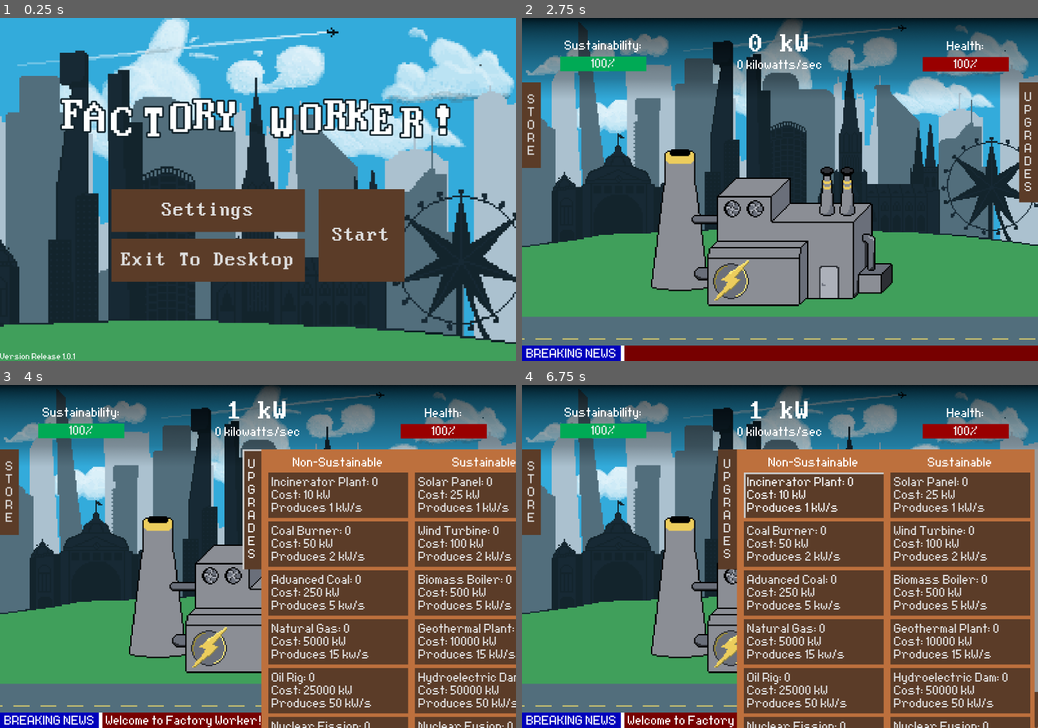
Above: before the commit, frames 1-4 (two rows, left to right).
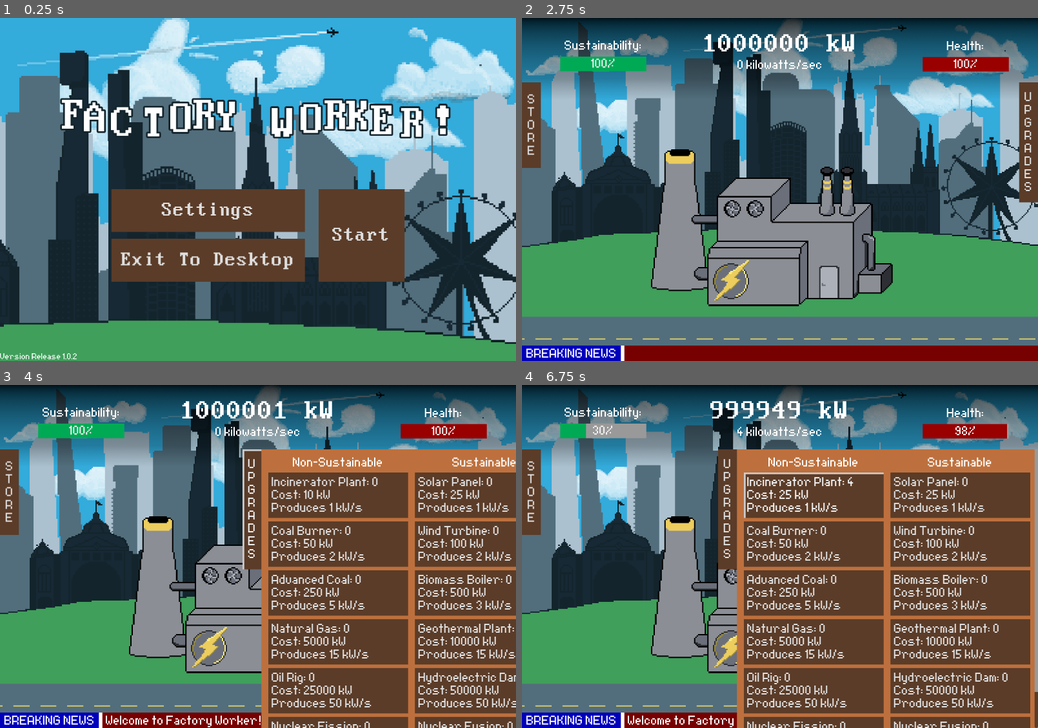
Above: after the commit, the same moments.

Repository: chu0029/SusGame
Game: Godot game, scene res://scenes/menu_start.tscn
Two runs of this game, one before a commit and one after it. Both use one fixed random seed, a clock stepped at 60 frames per second and the inputs below.
Inputs (mouse positions are in pixels of both pictures, inside the frame that each line leads up to):
- Up to frame 1 (0.25 s): no input
- Up to frame 2 (2.75 s): click "Start" at 0.5 s; click "Start" at 1.25 s; click "Start" at 2 s
- Up to frame 3 (4 s): click (247, 594) at 2.75 s; click "U P G R A D E S" at 3.5 s
- Up to frame 4 (6.75 s): click "Incinerator Plant: 0 Cost: 10…" at 4.25 s; click "Incinerator Plant: 0 Cost: 10…" (after the commit: "Incinerator Plant: 1 Cost: 13…") at 5 s; click "Incinerator Plant: 0 Cost: 10…" (after the commit: "Incinerator Plant: 2 Cost: 16…") at 5.75 s; click "Incinerator Plant: 0 Cost: 10…" (after the commit: "Incinerator Plant: 3 Cost: 20…") at 6.5 s

The runs differ from the first frame. In frame 1, less than 0.1% of the frame differs, in the area x 14-15%, y 97-100%; in frame 2, 0.6%; in frame 3, 0.7%; in frame 4, 1.4%, in the area x 12-95%, y 4-78%.

Commit message:
fixed bug

Diff:
--- a/global.gd
+++ b/global.gd
@@ -1,6 +1,6 @@
 extends Node
 #THESE ARE ALL THE GLOBAL VARIABLES IN THE GAME
-var power: int = 0000 #set all variables needed to increase power
+var power: int = 1000000 #set all variables needed to increase power
 var multiplier : int = 1
 var automult : int = 0
 
--- a/scenes/death.tscn
+++ b/scenes/death.tscn
@@ -23,9 +23,9 @@
 anchor_right = 0.5
 anchor_bottom = 0.5
 offset_left = -540.0
-offset_top = -200.0
+offset_top = -150.0
 offset_right = 540.0
-offset_bottom = -136.0
+offset_bottom = -86.0
 grow_horizontal = 2
 grow_vertical = 2
 theme_override_fonts/font = ExtResource("1_0hhgj")
--- a/scenes/gametest.tscn
+++ b/scenes/gametest.tscn
@@ -146,6 +146,7 @@
 scale = Vector2(0.313, 0.313)
 
 [node name="biom" type="TextureRect" parent="factory/Control"]
+layout_mode = 0
 offset_left = 244.0
 offset_top = 306.0
 offset_right = 4084.0
@@ -154,6 +155,7 @@
 texture = ExtResource("8_2hywi")
 
 [node name="geot" type="TextureRect" parent="factory/Control"]
+layout_mode = 0
 offset_left = 244.0
 offset_top = 306.0
 offset_right = 4084.0
@@ -162,6 +164,7 @@
 texture = ExtResource("9_a2inv")
 
 [node name="hydr" type="TextureRect" parent="factory/Control"]
+layout_mode = 0
 offset_left = 244.0
 offset_top = 306.0
 offset_right = 284.0
@@ -169,6 +172,7 @@
 mouse_filter = 2
 
 [node name="fusi" type="TextureRect" parent="factory/Control"]
+layout_mode = 0
 offset_left = 244.0
 offset_top = 306.0
 offset_right = 4084.0
@@ -177,6 +181,7 @@
 texture = ExtResource("10_q27r4")
 
 [node name="inci" type="TextureRect" parent="factory/Control"]
+layout_mode = 0
 offset_left = 244.0
 offset_top = 306.0
 offset_right = 4084.0
@@ -185,6 +190,7 @@
 texture = ExtResource("11_bvssg")
 
 [node name="coal" type="TextureRect" parent="factory/Control"]
+layout_mode = 0
 offset_left = 244.0
 offset_top = 306.0
 offset_right = 4084.0
@@ -193,6 +199,7 @@
 texture = ExtResource("12_5w31o")
 
 [node name="adva" type="TextureRect" parent="factory/Control"]
+layout_mode = 0
 offset_left = 244.0
 offset_top = 306.0
 offset_right = 4084.0
@@ -201,6 +208,7 @@
 texture = ExtResource("13_h0ywf")
 
 [node name="natu" type="TextureRect" parent="factory/Control"]
+layout_mode = 0
 offset_left = 244.0
 offset_top = 306.0
 offset_right = 4084.0
@@ -209,6 +217,7 @@
 texture = ExtResource("14_701r1")
 
 [node name="oilr" type="TextureRect" parent="factory/Control"]
+layout_mode = 0
 offset_left = 244.0
 offset_top = 306.0
 offset_right = 4084.0
@@ -217,6 +226,7 @@
 texture = ExtResource("15_20c3r")
 
 [node name="fiss" type="TextureRect" parent="factory/Control"]
+layout_mode = 0
 offset_left = 244.0
 offset_top = 306.0
 offset_right = 4084.0
@@ -225,6 +235,7 @@
 texture = ExtResource("16_0lbsl")
 
 [node name="wind" type="TextureRect" parent="."]
+layout_mode = 0
 offset_left = 55.372
 offset_top = -1.222
 offset_right = 3895.37
--- a/scenes/menu_start.tscn
+++ b/scenes/menu_start.tscn
@@ -142,7 +142,7 @@
 grow_vertical = 0
 theme_override_fonts/font = ExtResource("5_phe8i")
 theme_override_font_sizes/font_size = 32
-text = "Version Release 1.0.1"
+text = "Version Release 1.0.2"
 vertical_alignment = 2
 
 [node name="titlemusic" type="AudioStreamPlayer" parent="."]
--- a/scripts/gametest.gd
+++ b/scripts/gametest.gd
@@ -90,6 +90,64 @@
 	kwslabel.text = '%s kilowatts/sec' %global.kws
 	$sustainability/susbar.value = global.sustainability
 	$health/healthbar.value = global.health
+	#sustainable upgrade text update
+	solarpanel.text = 'Solar Panel: %s \n Cost: %d kW \n Produces 1 kW/s' %[global.solarpanelcount,global.costs[0]]
+	windturbine.text = 'Wind Turbine: %s \n Cost: %d kW \n Produces 2 kW/s' %[global.windturbinecount,global.costs[1]]
+	biomass.text = 'Biomass Boiler: %s \n Cost: %d kW \n Produces 3 kW/s' %[global.biomasscount,global.costs[2]]
+	geothermalplant.text = 'Geothermal Plant: %s \n Cost: %d kW \n Produces 15 kW/s' %[global.geothermalplantcount,global.costs[3]]
+	hydroelectricdam.text = 'Hydroelectric Dam: %s \n Cost: %d kW \n Produces 50 kW/s' %[global.hydroelectricdamcount,global.costs[4]]
+	nuclearfusion.text = 'Nuclear Fusion: %s \n Cost: %d kW \n Produces 1000 kW/s' %[global.nuclearfusioncount,global.costs[5]]
+	#unsustainable
+	incineratorplant.text = 'Incinerator Plant: %s \n Cost: %d kW \n Produces 1 kW/s' %[global.nonsuscount[0], global.costn[0]]
+	coal.text = 'Coal Burner: %s \n Cost: %d kW \n Produces 2 kW/s' %[global.nonsuscount[1], global.costn[1]]
+	advcoal.text = 'Advanced Coal: %s \n Cost: %d kW \n Produces 5 kW/s' %[global.nonsuscount[2], global.costn[2]]
+	natgas.text = 'Natural Gas: %s \n Cost: %d kW \n Produces 15 kW/s' %[global.nonsuscount[3], global.costn[3]]
+	oilrig.text = 'Oil Rig: %s \n Cost: %d kW \n Produces 50 kW/s' %[global.nonsuscount[4], global.costn[4]]
+	nfission.text = 'Nuclear Fission: %s \n Cost: %d kW \n Produces 1000 kW/s' %[global.nonsuscount[5], global.costn[5]]
+
+	if global.encount[0] <3: #if there are less than 3 items purchased alr
+		tree.text = 'Trees: %s \n Cost: %d kW \n +1 Multiplier' %[global.encount[0], global.coste[0]]
+		if global.encount[0] > 0:
+			pass
+	else:
+		tree.text = 'Trees: %s \n MAX UPGRADES \n +1 Multiplier' %(global.encount[0])
+		tree.disabled = true
+
+	if global.encount[1] <3: #if there are less than 3 items purchased alr
+		bus.text = 'Busses: %s \n Cost: %d kW \n +10 Multiplier' %[global.encount[1], global.coste[1]]
+		if global.encount[1] > 0:
+			pass
+	else:
+		bus.text = 'Busses: %s \n MAX UPGRADES \n +10 Multiplier' %(global.encount[1])
+		bus.disabled = true
+
+	if global.encount[0] <3: #if there are less than 3 items purchased alr
+		tree.text = 'Trees: %s \n Cost: %d kW \n +1 Multiplier' %[global.encount[0], global.coste[0]]
+		if global.encount[0] > 0:
+			pass
+	else:
+		tree.text = 'Trees: %s \n MAX UPGRADES \n +1 Multiplier' %(global.encount[0])
+		tree.disabled = true
+
+	if global.encount[0] <3: #if there are less than 3 items purchased alr
+		tree.text = 'Trees: %s \n Cost: %d kW \n +1 Multiplier' %[global.encount[0], global.coste[0]]
+		if global.encount[0] > 0:
+			pass
+	else:
+		tree.text = 'Trees: %s \n MAX UPGRADES \n +1 Multiplier' %(global.encount[0])
+		tree.disabled = true
+
+	if global.encount[0] <3: #if there are less than 3 items purchased alr
+		tree.text = 'Trees: %s \n Cost: %d kW \n +1 Multiplier' %[global.encount[0], global.coste[0]]
+		if global.encount[0] > 0:
+			pass
+	else:
+		tree.text = 'Trees: %s \n MAX UPGRADES \n +1 Multiplier' %(global.encount[0])
+		tree.disabled = true
+
+
+
+
 
 func CreatePower() -> void: #global.power created from clicking the thing
 	global.power += 1 * global.multiplier
@@ -187,7 +245,6 @@
 		var output = upgradeClicker(global.costs[0], global.solarpanelcount)
 		global.costs[0] = output[0]
 		global.solarpanelcount = output[1]
-		solarpanel.text = 'Solar Panel: %s \n Cost: %d kW \n Produces 1 kW/s' %[global.solarpanelcount,global.costs[0]]
 		solaSpriteS.show()
 	'''	if global.power >= global.costs[0]:
 		timer.start()
@@ -203,7 +260,6 @@
 		var output = upgradeClicker(global.costs[1], global.windturbinecount)
 		global.costs[1] = output[0]
 		global.windturbinecount = output[1]
-		windturbine.text = 'Wind Turbine: %s \n Cost: %d kW \n Produces 2 kW/s' %[global.windturbinecount,global.costs[1]]
 		windSpriteS.show()
 		#print(global.costs[1])
 		#global.susUpgCount +=1
@@ -213,7 +269,6 @@
 		var output = upgradeClicker(global.costs[2], global.biomasscount)
 		global.costs[2] = output[0]
 		global.biomasscount = output[1]
-		biomass.text = 'Biomass Boiler: %s \n Cost: %d kW \n Produces 3 kW/s' %[global.biomasscount,global.costs[2]]
 		biomSpriteS.show()
 
 func _on_geothermalplant_pressed() -> void: #global.costs[3]
@@ -221,7 +276,6 @@
 		var output = upgradeClicker(global.costs[3], global.geothermalplantcount)
 		global.costs[3] = output[0]
 		global.geothermalplantcount = output[1]
-		geothermalplant.text = 'Geothermal Plant: %s \n Cost: %d kW \n Produces 15 kW/s' %[global.geothermalplantcount,global.costs[3]]
 		geotSpriteS.show()
 
 func _on_hydroelectricdam_pressed() -> void: #global.costs[4]
@@ -229,7 +283,6 @@
 		var output = upgradeClicker(global.costs[4], global.hydroelectricdamcount)
 		global.costs[4] = output[0]
 		global.hydroelectricdamcount = output[1]
-		hydroelectricdam.text = 'Hydroelectric Dam: %s \n Cost: %d kW \n Produces 50 kW/s' %[global.hydroelectricdamcount,global.costs[4]]
 		hydrSpriteS.show()
 
 func _on_nuclearfusion_pressed() -> void: #global.costs[5]
@@ -237,7 +290,6 @@
 		var output = upgradeClicker(global.costs[5], global.nuclearfusioncount)
 		global.costs[5] = output[0]
 		global.nuclearfusioncount = output[1]
-		nuclearfusion.text = 'Nuclear Fusion: %s \n Cost: %d kW \n Produces 1000 kW/s' %[global.nuclearfusioncount,global.costs[5]]
 		fusiSpriteS.show()
 	'''if global.power >= 1000000:
 		timer.start()
@@ -251,7 +303,6 @@
 		var output = upgradeClicker(global.costn[0], global.nonsuscount[0])
 		global.costn[0] = output[0]
 		global.nonsuscount[0] = output[1]
-		incineratorplant.text = 'Incinerator Plant: %s \n Cost: %d kW \n Produces 1 kW/s' %[global.nonsuscount[0], global.costn[0]]
 		inciSpriteN.show()
 
 func _on_coal_pressed() -> void:
@@ -259,7 +310,6 @@
 		var output = upgradeClicker(global.costn[1], global.nonsuscount[1])
 		global.costn[1] = output[0]
 		global.nonsuscount[1] = output[1]
-		coal.text = 'Coal Burner: %s \n Cost: %d kW \n Produces 2 kW/s' %[global.nonsuscount[1], global.costn[1]]
 		coalSpriteN.show()
 
 func _on_adv_coal_pressed() -> void:
@@ -267,7 +317,6 @@
 		var output = upgradeClicker(global.costn[2], global.nonsuscount[2])
 		global.costn[2] = output[0]
 		global.nonsuscount[2] = output[1]
-		advcoal.text = 'Advanced Coal: %s \n Cost: %d kW \n Produces 5 kW/s' %[global.nonsuscount[2], global.costn[2]]
 		advaSpriteN.show()
 
 func _on_nat_gas_pressed() -> void:
@@ -275,7 +324,6 @@
 		var output = upgradeClicker(global.costn[3], global.nonsuscount[3])
 		global.costn[3] = output[0]
 		global.nonsuscount[3] = output[1]
-		natgas.text = 'Natural Gas: %s \n Cost: %d kW \n Produces 15 kW/s' %[global.nonsuscount[3], global.costn[3]]
 		natuSpriteN.show()
 
 func _on_oil_rig_pressed() -> void:
@@ -283,7 +331,6 @@
 		var output = upgradeClicker(global.costn[4], global.nonsuscount[4])
 		global.costn[4] = output[0]
 		global.nonsuscount[4] = output[1]
-		oilrig.text = 'Oil Rig: %s \n Cost: %d kW \n Produces 50 kW/s' %[global.nonsuscount[4], global.costn[4]]
 		oilrSpriteN.show()
 
 func _on_n_fission_pressed() -> void:
@@ -291,7 +338,6 @@
 		var output = upgradeClicker(global.costn[5], global.nonsuscount[5])
 		global.costn[5] = output[0]
 		global.nonsuscount[5] = output[1]
-		nfission.text = 'Nuclear Fission: %s \n Cost: %d kW \n Produces 1000 kW/s' %[global.nonsuscount[5], global.costn[5]]
 		fissSpriteN.show()
 
 func _on_tree_pressed() -> void:
@@ -300,12 +346,12 @@
 		print(global.encount[0])
 		global.coste[0] = output[0]
 		global.encount[0] = output[1]
-		tree.text = 'Trees: %s \n Cost: %d kW \n +1 Multiplier' %[global.encount[0], global.coste[0]]
+	'''	tree.text = 'Trees: %s \n Cost: %d kW \n +1 Multiplier' %[global.encount[0], global.coste[0]]
 		if output[2] == 1:
 			tree.disabled = true
 			#global.encount +1 because it doesnt like when the button disaables for some reason
 			#note: this has been fixed
-			tree.text = 'Trees: %s \n MAX UPGRADES \n +1 Multiplier' %(global.encount[0])
+			tree.text = 'Trees: %s \n MAX UPGRADES \n +1 Multiplier' %(global.encount[0])'''
 
 func _on_bus_pressed() -> void:
 	if global.power >= global.coste[1]:
@@ -313,10 +359,6 @@
 		print(global.encount[1])
 		global.coste[1] = output[0]
 		global.encount[1] = output[1]
-		bus.text = 'Busses: %s \n Cost: %d kW \n +10 Multiplier' %[global.encount[1], global.coste[1]]
-		if output[2] == 1:
-			bus.disabled = true
-			bus.text = 'Busses: %s \n MAX UPGRADES \n +10 Multiplier' %(global.encount[1])
 
 func _on_ev_pressed() -> void:
 	if global.power >= global.coste[2]:
Not shown, changed: export_presets.cfg
Not shown: 1 places in scenes/menu_start.tscn that only renumber resources
